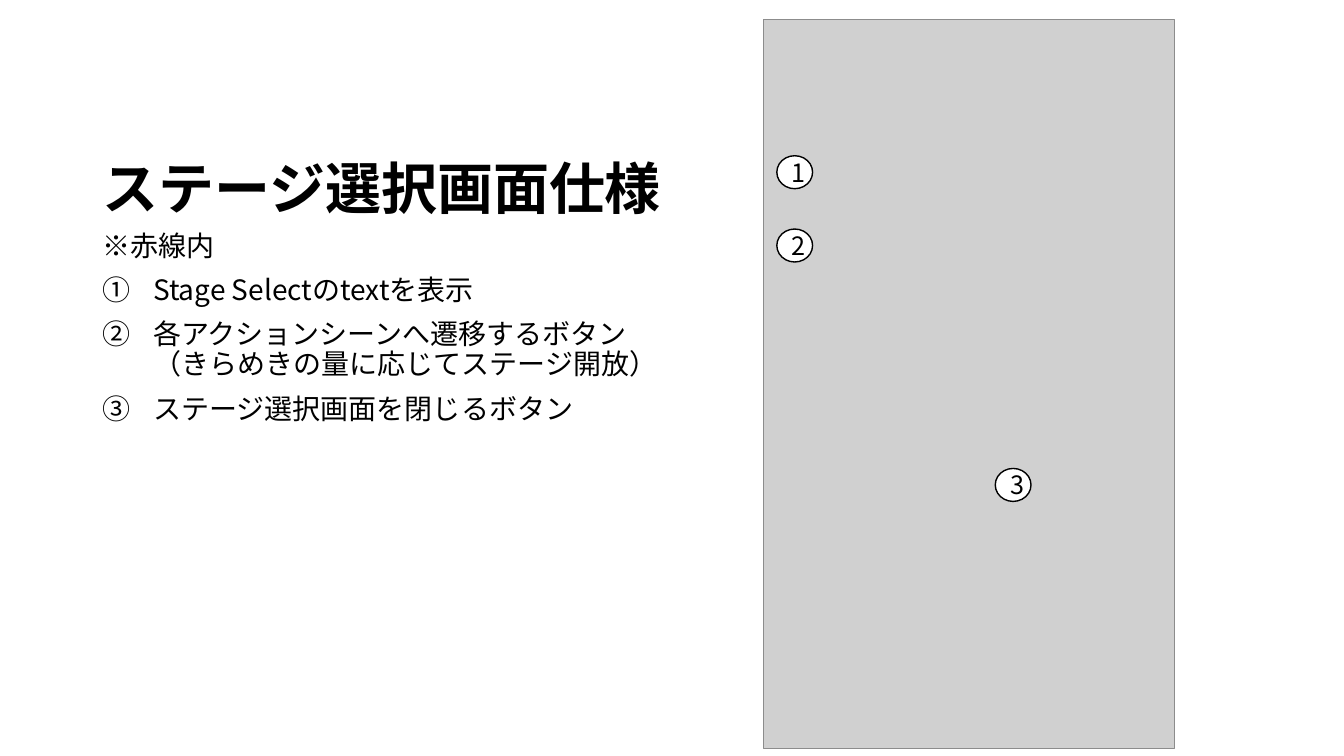
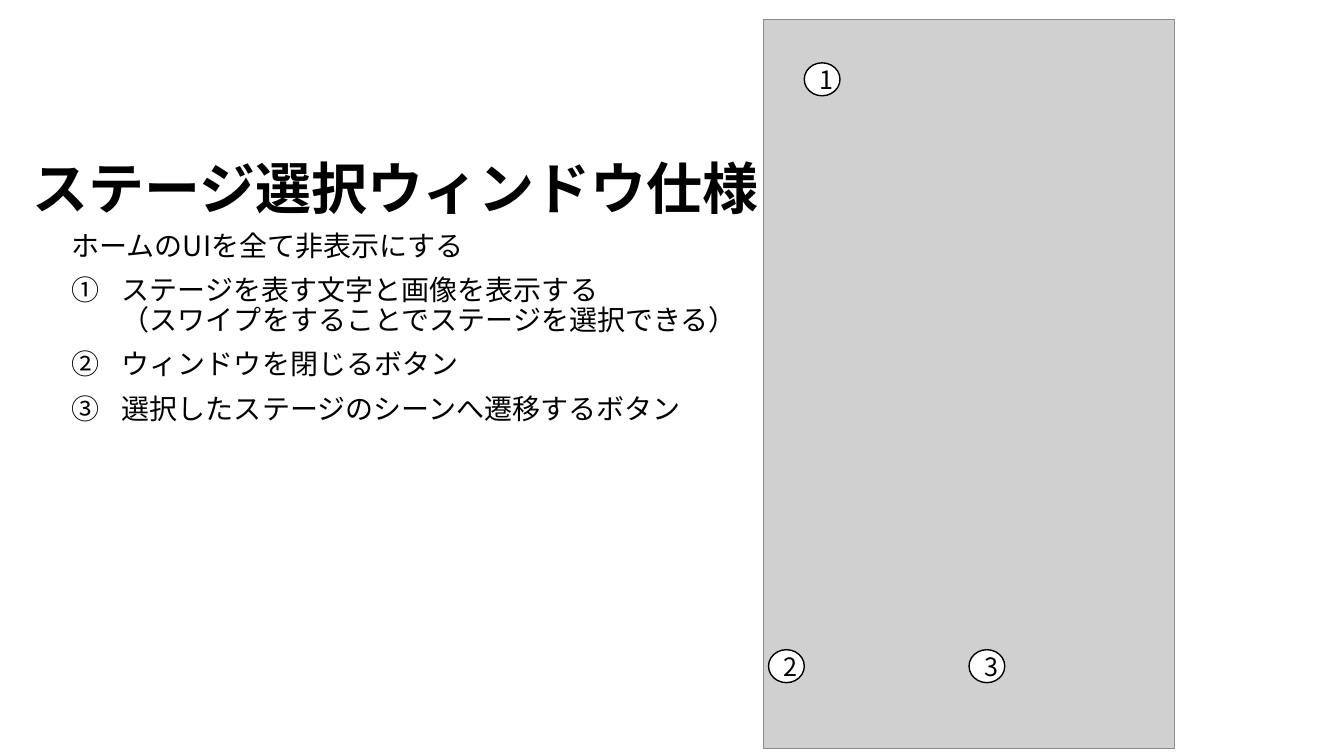
Before and after one commit to JJC-Game/StarChildren, a slide deck: slide 7 of Etc/仕様書/siyousho.pptx. Drawn at 1344x756 pixels with LibreOffice and Linux fonts; fonts in the diff are those of the drawing; grey boxes stand for pictures. Boxes give left, top, right and bottom in pixels: in the first picture for what was removed or moved away, otherwise in the second. Text is boxed around its words. In the diff, an @@ line names an element or a change of style, - is before the commit and + after.

Commit message:
仕様書編集

```diff
--- a/Etc/仕様書/siyousho.pptx
+++ b/Etc/仕様書/siyousho.pptx
@@ ellipse "1": place and size @@
-ellipse "1" at bbox=[777, 156, 813, 190]
+ellipse "1" at bbox=[805, 63, 840, 96]
@@ title at bbox=[33, 161, 759, 214]: text changed @@
-ステージ選択画面仕様
+ステージ選択ウィンドウ仕様
@@ text at bbox=[71, 232, 737, 422]: text changed @@
-※赤線内
-1. Stage Selectのtextを表示
-2. 各アクションシーンへ遷移するボタン （きらめきの量に応じてステージ開放）
-3. ステージ選択画面を閉じるボタン
+ホームのUIを全て非表示にする
+1. ステージを表す文字と画像を表示する （スワイプをすることでステージを選択できる）
+2. ウィンドウを閉じるボタン
+3. 選択したステージのシーンへ遷移するボタン
@@ ellipse "2": place and size @@
-ellipse "2" at bbox=[777, 229, 813, 262]
+ellipse "2" at bbox=[768, 650, 804, 684]
@@ ellipse "3": place and size @@
-ellipse "3" at bbox=[995, 469, 1030, 502]
+ellipse "3" at bbox=[969, 650, 1004, 684]
```
Also in this commit, not shown: 6 other slides changed, 1 slide removed.
